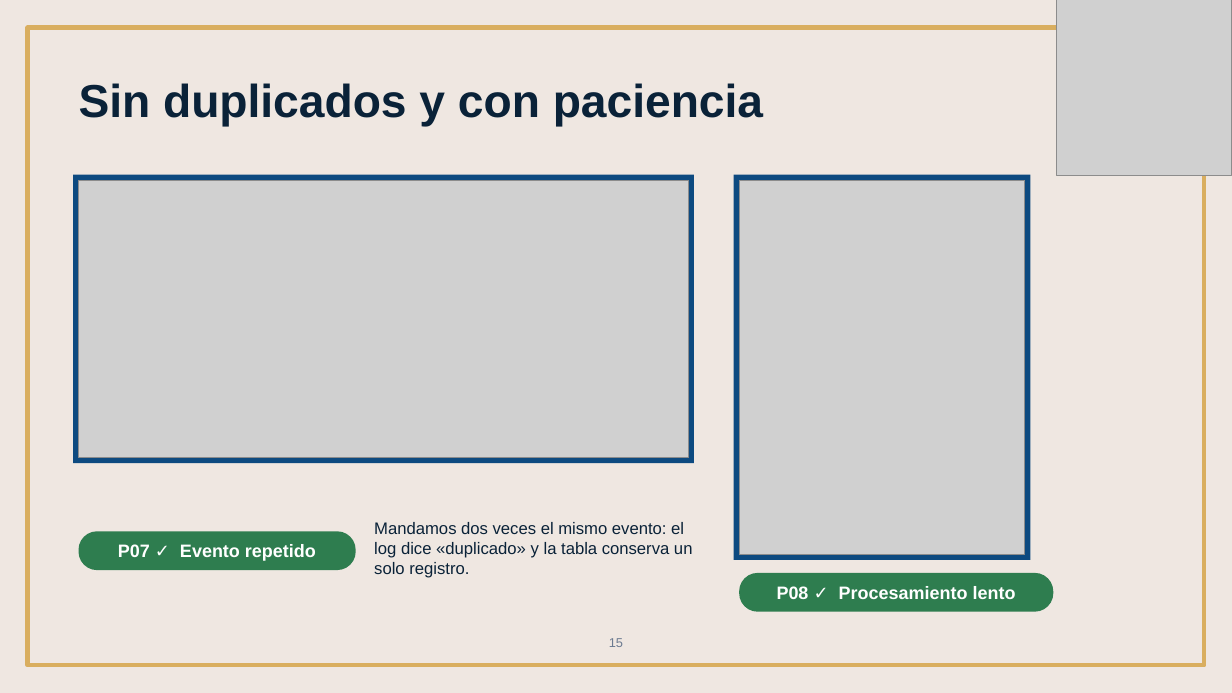
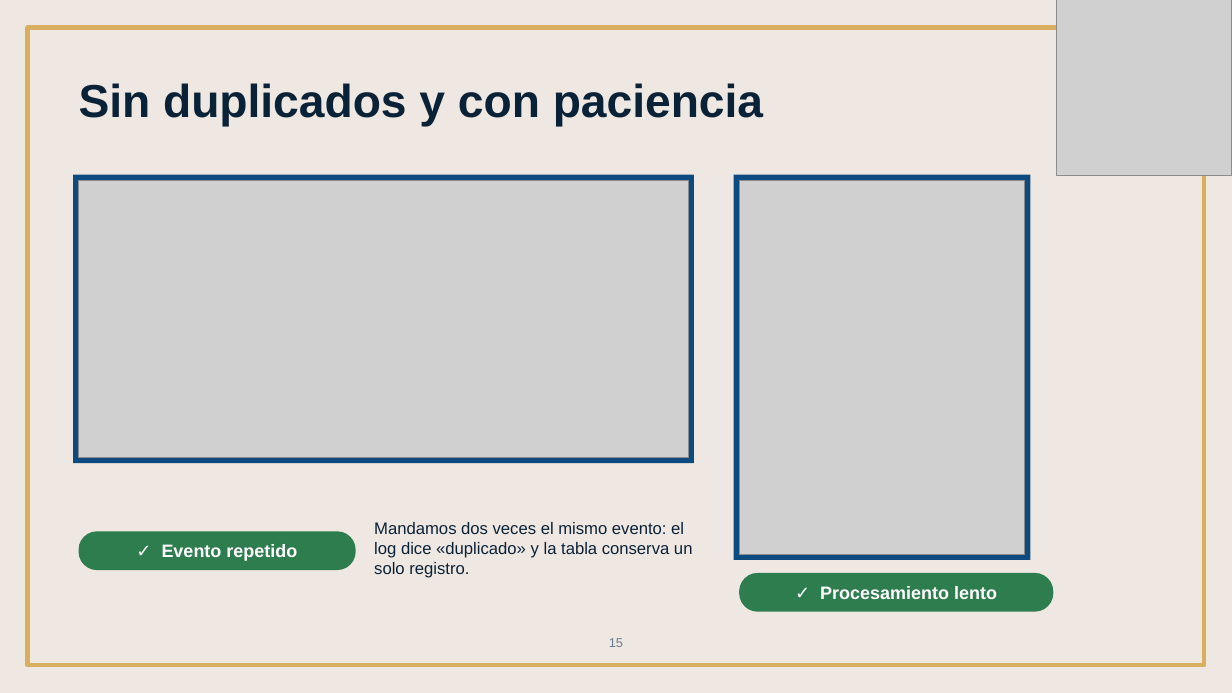
Before and after one commit to DannG04/GacetaUNSIS, a slide deck: slide 15 of entregables/01-Presentacion-Equipo3.pptx. Drawn at 1232x693 pixels with LibreOffice and Linux fonts; fonts in the diff are those of the drawing; grey boxes stand for pictures. Boxes give left, top, right and bottom in pixels: in the first picture for what was removed or moved away, otherwise in the second. Text is boxed around its words. In the diff, an @@ line names an element or a change of style, - is before the commit and + after.

```diff
--- a/entregables/01-Presentacion-Equipo3.pptx
+++ b/entregables/01-Presentacion-Equipo3.pptx
@@ text in rounded rectangle at (162,544,297,561): text changed @@
-P07 ✓ Evento repetido
+✓ Evento repetido
@@ text in rounded rectangle at (820,586,997,599): text changed @@
-P08 ✓ Procesamiento lento
+✓ Procesamiento lento
```
Also in this commit, not shown: 9 other slides changed, 2 slides added, 2 slides removed, 17 other files.
